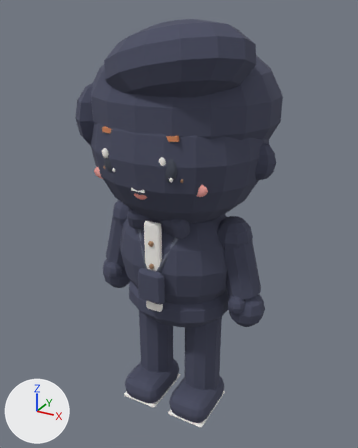
The glTF model out/avatars/av_ozzy.glb, before and after one commit.
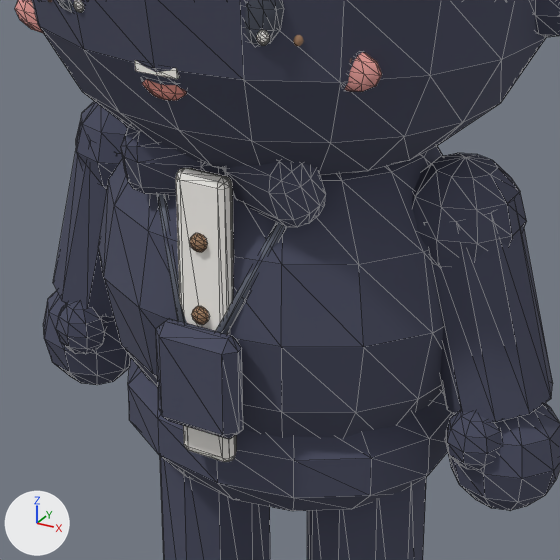
There are two pictures of each version: one whole from a camera (50 mm lens) standing at (0.75, -1.362, 1.4) and looking at (-0.015, 0.028, 0.705), one close up on the part from 25% to 74% of the width and 38% to 76% of the height. Lighting does not change. The marker at lower left points along +X, +Y and +Z. The older version's two pictures come first. The close-ups show mesh edges as thin lines. Where no turn or scale is listed for an object, it has been applied to the vertices. Vertices at exactly the same position are counted once.

Names of what the first close-up shows: 'SM_av_ozzy_acc_badge', 'SM_av_ozzy_acc_badge_outline', 'SM_av_ozzy_arm_l_outline', 'SM_av_ozzy_arm_r_outline', 'SM_av_ozzy_face_neutral', 'SM_av_ozzy_head_outline', 'SM_av_ozzy_hips_outline', 'SM_av_ozzy_leg_l_outline', 'SM_av_ozzy_leg_r_outline', 'SM_av_ozzy_torso', 'SM_av_ozzy_torso_outline' and 1 more.
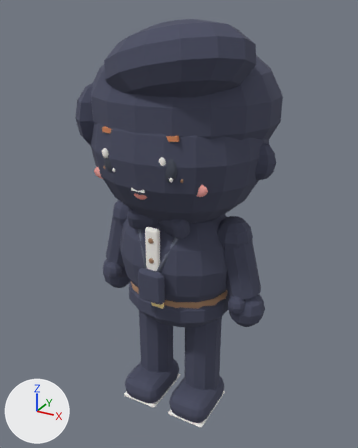
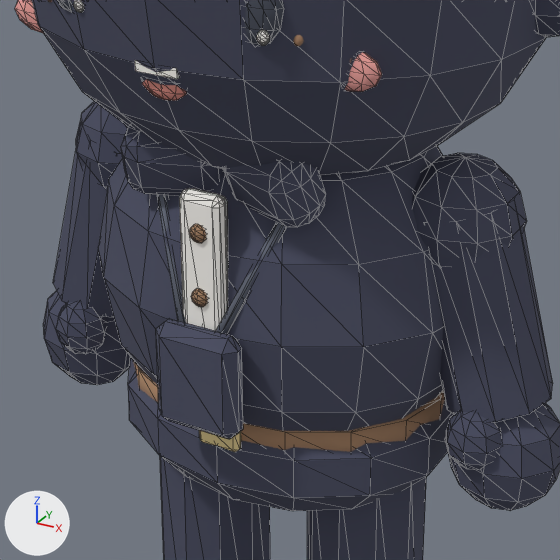
The change, as a list of edits to the scene's bpy script:
```text
Add mat_mat_butter:
    mat_mat_butter = principled_material('MAT_butter')
    mat_mat_butter.base_color = (0.922, 0.738, 0.356)  # beige #f6dfa1
    mat_mat_butter.roughness = 1.0
Change me_sm_av_ozzy_torso:
    where me_sm_av_ozzy_torso.from_pydata(...)  # 402 vertices, 772 faces; spans x -0.21..0.21, y -0.186..0.17, z 0.41..0.83
    used by ob_sm_av_ozzy_torso; location = (0.0, 0.0, 0.0)
    me_sm_av_ozzy_torso part 1: the loose piece of 32 vertices spanning x -0.009..0.009, y -0.186..-0.174, z 0.71..0.73 is moved by (0.0, 0.0, 0.01)
    me_sm_av_ozzy_torso part 2: the loose piece of 32 vertices spanning x -0.009..0.009, y -0.186..-0.174, z 0.63..0.65 is moved by (0.0, 0.0, 0.02)
    me_sm_av_ozzy_torso part 3: all 14 vertices in x 0.021..0.03, y -0.178..-0.158, z 0.781..0.79 are moved by (-0.005, -0.002, -0.02)
    me_sm_av_ozzy_torso part 4: all 14 vertices in x 0.021..0.03, y -0.178..-0.158, z 0.47..0.479 are moved by (-0.005, -0.002, 0.08)
    me_sm_av_ozzy_torso part 5: all 14 vertices in x -0.03..-0.021, y -0.178..-0.158, z 0.781..0.79 are moved by (0.005, -0.002, -0.02)
    me_sm_av_ozzy_torso part 6: all 14 vertices in x -0.03..-0.021, y -0.178..-0.158, z 0.47..0.479 are moved by (0.005, -0.002, 0.08)
Change me_sm_av_ozzy_hips:
    used by ob_sm_av_ozzy_hips; location = (0.0, 0.0, 0.0)
    remove me_sm_av_ozzy_hips.from_pydata(...)  # 86 vertices, 168 faces; spans x -0.181..0.181, y -0.146..0.146, z 0.36..0.54
    add me_sm_av_ozzy_hips.from_pydata(...)  # 142 vertices, 272 faces; spans x -0.185..0.185, y -0.154..0.147, z 0.36..0.54
    me_sm_av_ozzy_hips part 7: a new loose piece, a 16-sided cylinder along z spanning x -0.185..0.185, y -0.147..0.147, z 0.468..0.502, in mat_mat_wood_dark (brown #a98466)
    me_sm_av_ozzy_hips part 8: a new loose piece of 24 vertices spanning x -0.025..0.025, y -0.154..-0.142, z 0.468..0.502, in mat_mat_butter (beige #f6dfa1)
    add me_sm_av_ozzy_hips.materials.append(mat_mat_wood_dark)  # brown #a98466
    add me_sm_av_ozzy_hips.materials.append(mat_mat_butter)  # beige #f6dfa1
```

Where the change shows, as pixel boxes (x1, y1, x2, y2) in the close-ups (560 x 560 px; the box of a moved part takes in the faces that stretch with it):
'SM_av_ozzy_torso', reshaped
    before: (176, 168, 236, 462)
    after: (179, 188, 228, 331)
'SM_av_ozzy_hips', reshaped (not visible before)
    after: (133, 361, 445, 452)
part 1 of me_sm_av_ozzy_torso, moved or reshaped
    before: (190, 233, 207, 252)
    after: (189, 224, 206, 243)
part 2 of me_sm_av_ozzy_torso, moved or reshaped
    before: (192, 306, 209, 325)
    after: (191, 289, 208, 307)
part 3 of me_sm_av_ozzy_torso, moved or reshaped
    before: (217, 176, 232, 189)
    after: (212, 195, 227, 208)
part 4 of me_sm_av_ozzy_torso, moved or reshaped
    before: (217, 186, 236, 462)
    after: (212, 204, 228, 331)
part 5 of me_sm_av_ozzy_torso, moved or reshaped
    before: (176, 168, 223, 452)
    after: (180, 188, 219, 331)
part 6 of me_sm_av_ozzy_torso, moved or reshaped
    before: (176, 178, 224, 462)
    after: (179, 199, 205, 328)
part 7 of me_sm_av_ozzy_hips, added
    after: (133, 361, 445, 452)
part 8 of me_sm_av_ozzy_hips, added (beige)
    after: (199, 430, 241, 452)
